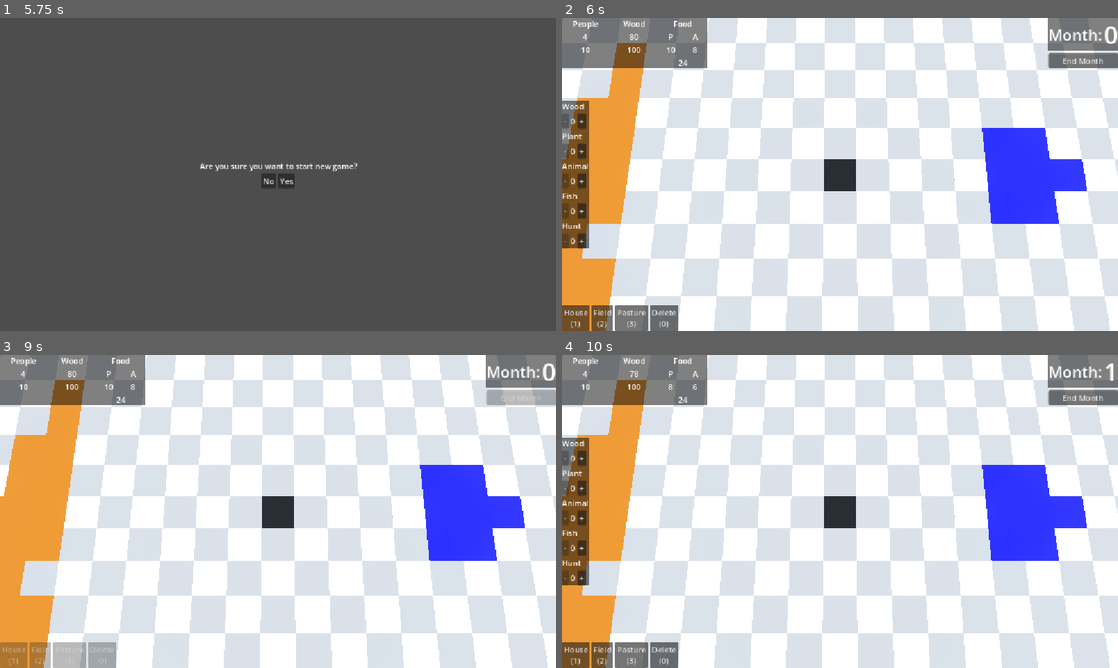
Above: before the commit, frames 1-4 (two rows, left to right).
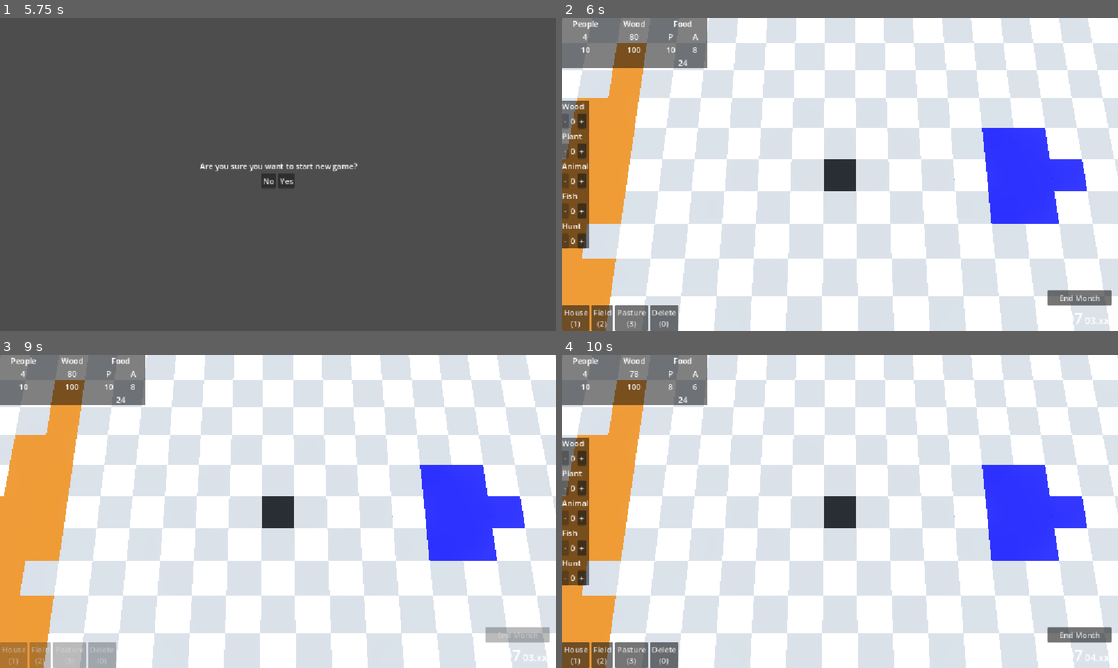
Above: after the commit, the same moments.

Repository: KaschaArtem/Hamlet
Game: Godot game, scene res://scenes/active_scenes/main_menu.tscn
Same seed, same stepped clock (60 frames per second), same inputs: the game is played once before the commit and once after it.
Inputs (mouse positions are in pixels of both pictures, inside the frame that each line leads up to):
- Up to frame 1 (5.75 s): click "Settings" at 0.5 s; click (278, 140) at 1.25 s; click (278, 152) at 2 s; click "Back" at 2.75 s; click "New Game" at 3.5 s; click "No" at 4.25 s; click "New Game" at 5 s
- Up to frame 2 (6 s): click "Yes" at 5.75 s
- Up to frame 3 (9 s): click "House (1)" at 6.5 s; click "Field (2)" at 7.25 s; click "Pasture (3)" at 8 s; click "End Month" at 8.75 s
- Up to frame 4 (10 s): tap Enter at 9.5 s; move the mouse to (962, 495) at 9.52 s; tap Space (end_month) at 9.6 s; click (962, 495) at 9.67 s

Frame 1 is identical in both runs. In frame 2, 2.5% of the frame differs, in the area x 87-100%, y 0-98%; in frame 3, 2.4%; in frame 4, 2.5%.
Error in both runs: Out of bounds get index '-1' (on base: 'Array') (res://scripts/autoload/config_manager.gd:92)

Commit message:
update date ui format

Diff:
--- a/project.godot
+++ b/project.godot
@@ -20,6 +20,7 @@
 SceneManager="*uid://c16iybwjkamlr"
 ConfigManager="*uid://bxy44x5flof5h"
 GameManager="*uid://dluinc6g6l5mq"
+SFXManager="*uid://dfx8mdwfrumn5"
 
 [debug]
 
--- a/scenes/game_scenes/user_interface/time_ui.tscn
+++ b/scenes/game_scenes/user_interface/time_ui.tscn
@@ -2,51 +2,51 @@
 
 [ext_resource type="Script" uid="uid://dslr84cf6luye" path="res://scripts/game/user_interface/time_ui.gd" id="1_s8yga"]
 
-[node name="TimeUI" type="Control" unique_id=1607769773 node_paths=PackedStringArray("month_count", "end_month_button")]
+[node name="TimeUI" type="Control" unique_id=1607769773 node_paths=PackedStringArray("end_month_button", "year_count", "month_count")]
 layout_mode = 3
-anchors_preset = 1
-anchor_left = 1.0
+anchors_preset = 15
 anchor_right = 1.0
-grow_horizontal = 0
+anchor_bottom = 1.0
+grow_horizontal = 2
+grow_vertical = 2
 script = ExtResource("1_s8yga")
-month_count = NodePath("VBoxContainer/MonthCount/Count")
 end_month_button = NodePath("VBoxContainer/EndMonthButton")
-
-[node name="ColorRect" type="ColorRect" parent="." unique_id=345333560]
-layout_mode = 1
-anchors_preset = 1
-anchor_left = 1.0
-anchor_right = 1.0
-offset_left = -144.0
-offset_bottom = 69.0
-grow_horizontal = 0
-color = Color(0, 0, 0, 0.49803922)
+year_count = NodePath("VBoxContainer/MonthCount/Year")
+month_count = NodePath("VBoxContainer/MonthCount/Month")
 
 [node name="VBoxContainer" type="VBoxContainer" parent="." unique_id=1035853025]
 layout_mode = 1
-anchors_preset = 1
+anchors_preset = 3
 anchor_left = 1.0
+anchor_top = 1.0
 anchor_right = 1.0
-offset_left = -144.0
-offset_bottom = 69.0
+anchor_bottom = 1.0
+offset_left = -146.0
+offset_top = -84.0
+offset_right = -13.0
+offset_bottom = -4.0
 grow_horizontal = 0
-
-[node name="MonthCount" type="HBoxContainer" parent="VBoxContainer" unique_id=1075787740]
-layout_mode = 2
-
-[node name="Month" type="Label" parent="VBoxContainer/MonthCount" unique_id=1397682785]
-layout_mode = 2
-theme_override_font_sizes/font_size = 32
-text = "Month:"
-
-[node name="Count" type="Label" parent="VBoxContainer/MonthCount" unique_id=1236747930]
-layout_mode = 2
-theme_override_font_sizes/font_size = 50
-text = "0"
+grow_vertical = 0
 
 [node name="EndMonthButton" type="Button" parent="VBoxContainer" unique_id=781305301]
 layout_mode = 2
 focus_mode = 0
 text = "End Month"
 
+[node name="MonthCount" type="HBoxContainer" parent="VBoxContainer" unique_id=1075787740]
+layout_mode = 2
+
+[node name="Year" type="Label" parent="VBoxContainer/MonthCount" unique_id=353908956]
+layout_mode = 2
+size_flags_vertical = 8
+theme_override_font_sizes/font_size = 32
+text = "1207"
+
+[node name="Month" type="Label" parent="VBoxContainer/MonthCount" unique_id=1397682785]
+custom_minimum_size = Vector2(0, 32)
+layout_mode = 2
+size_flags_vertical = 8
+theme_override_font_sizes/font_size = 20
+text = ".03.xx"
+
 [connection signal="pressed" from="VBoxContainer/EndMonthButton" to="." method="_on_end_month_button_pressed"]
--- /dev/null
+++ b/scripts/autoload/SFXManager.gd
@@ -0,0 +1,35 @@
+extends Node
+
+
+const MENU_SOUNDS = "res://assets/sounds/menu/"
+const POOL_SIZE = 10
+
+var sounds: Dictionary = {}
+
+var players: Array = []
+
+
+func _ready():
+	sounds["menu_nav_button"] = preload(MENU_SOUNDS + "menu_nav_button.wav")
+	sounds["menu_click_button"] = preload(MENU_SOUNDS + "menu_click_button.wav")
+
+	for i in POOL_SIZE:
+		var player = AudioStreamPlayer.new()
+		player.bus = "Effects"
+		add_child(player)
+		players.append(player)
+
+func play_sound(sound_name: String):
+	if not sounds.has(sound_name):
+		push_warning("Sound not found: " + sound_name)
+		return
+
+	for player in players:
+		if not player.playing:
+			player.stream = sounds[sound_name]
+			player.play()
+			return
+
+	var player = players[0]
+	player.stream = sounds[sound_name]
+	player.play()
--- a/scripts/autoload/config_manager.gd
+++ b/scripts/autoload/config_manager.gd
@@ -116,7 +116,7 @@
 		AudioServer.set_bus_mute(bus_index, true)
 	else:
 		AudioServer.set_bus_mute(bus_index, false)
-		var db = linear_to_db(value / 10)
+		var db = linear_to_db(value / 10.0)
 		AudioServer.set_bus_volume_db(bus_index, db)
 
 func update_music_bus(value: int) -> void:
@@ -126,7 +126,7 @@
 		AudioServer.set_bus_mute(bus_index, true)
 	else:
 		AudioServer.set_bus_mute(bus_index, false)
-		var db = linear_to_db(value / 10)
+		var db = linear_to_db(value / 10.0)
 		AudioServer.set_bus_volume_db(bus_index, db)
 
 func update_effects_bus(value: int) -> void:
@@ -136,5 +136,5 @@
 		AudioServer.set_bus_mute(bus_index, true)
 	else:
 		AudioServer.set_bus_mute(bus_index, false)
-		var db = linear_to_db(value / 10)
+		var db = linear_to_db(value / 10.0)
 		AudioServer.set_bus_volume_db(bus_index, db)
--- a/scripts/game/user_interface/time_ui.gd
+++ b/scripts/game/user_interface/time_ui.gd
@@ -1,12 +1,17 @@
 extends Control
 
+
+const year_offset = 1207
+const month_offset = 2
 
 @export var game: Node3D
 
 signal start_new_month
 
+@export var end_month_button: Button
+
+@export var year_count: Label
 @export var month_count: Label
-@export var end_month_button: Button
 
 
 func _ready() -> void:
@@ -15,7 +20,16 @@
 
 func on_player_action_started() -> void:
 	end_month_button.disabled = false
-	month_count.text = str(game.month_count)
+
+	var month = (game.month_count + month_offset) % 12 + 1
+	if month < 10:
+		month_count.text = "0" + str(month) + ".xx"
+	else:
+		month_count.text = str(month) + ".xx"
+
+	var year = year_offset + (game.month_count + month_offset) / 12
+	year_count.text = str(year)
+
 func on_player_action_ended() -> void:
 	end_month_button.disabled = true
 
--- a/scripts/menu/exit_game_confirm.gd
+++ b/scripts/menu/exit_game_confirm.gd
@@ -13,6 +13,7 @@
 
 
 func _on_no_pressed() -> void:
+	SFXManager.play_sound("menu_nav_button")
 	menu.update(main)
 
 
@@ -22,4 +23,5 @@
 
 func _input(_event) -> void:
 	if Input.is_action_just_pressed("abort_key"):
+		SFXManager.play_sound("menu_nav_button")
 		menu.update(main)
--- a/scripts/menu/main.gd
+++ b/scripts/menu/main.gd
@@ -13,12 +13,15 @@
 
 
 func _on_new_game_button_pressed() -> void:
+	SFXManager.play_sound("menu_nav_button")
 	menu.update(new_game_confirm)
 
 
 func _on_settings_button_pressed() -> void:
+	SFXManager.play_sound("menu_nav_button")
 	menu.update(settings)
 
 
 func _on_exit_game_button_pressed() -> void:
+	SFXManager.play_sound("menu_nav_button")
 	menu.update(exit_game_confirm)
--- a/scripts/menu/new_game_confirm.gd
+++ b/scripts/menu/new_game_confirm.gd
@@ -13,6 +13,7 @@
 
 
 func _on_no_pressed() -> void:
+	SFXManager.play_sound("menu_nav_button")
 	menu.update(main)
 
 
@@ -22,4 +23,5 @@
 
 func _input(_event) -> void:
 	if Input.is_action_just_pressed("abort_key"):
+		SFXManager.play_sound("menu_nav_button")
 		menu.update(main)
--- a/scripts/menu/settings.gd
+++ b/scripts/menu/settings.gd
@@ -49,6 +49,7 @@
 
 
 func _on_back_pressed() -> void:
+	SFXManager.play_sound("menu_nav_button")
 	menu.update(main)
 	ConfigManager.save_config()
 
@@ -63,11 +64,13 @@
 		display_resolution_button.disabled = true
 
 func _on_display_mode_pressed() -> void:
+	SFXManager.play_sound("menu_click_button")
 	ConfigManager.toggle_display_mode()
 	update_display_mode()
 	toggle_display_resolution_button()
 
 func _on_display_resolution_pressed() -> void:
+	SFXManager.play_sound("menu_click_button")
 	ConfigManager.decrease_resolution()
 	update_display_resolution(DisplayServer.window_get_size())
 
@@ -87,5 +90,6 @@
 
 func _input(_event) -> void:
 	if Input.is_action_just_pressed("abort_key"):
+		SFXManager.play_sound("menu_nav_button")
 		menu.update(main)
 		ConfigManager.save_config()
Not shown, added: assets/sounds/menu/menu_click_button.wav.import
Not shown, added: assets/sounds/menu/menu_nav_button.wav.import
Not shown, added: scripts/autoload/SFXManager.gd.uid
Not shown, added: assets/sounds/menu/menu_click_button.wav
Not shown, added: assets/sounds/menu/menu_nav_button.wav
